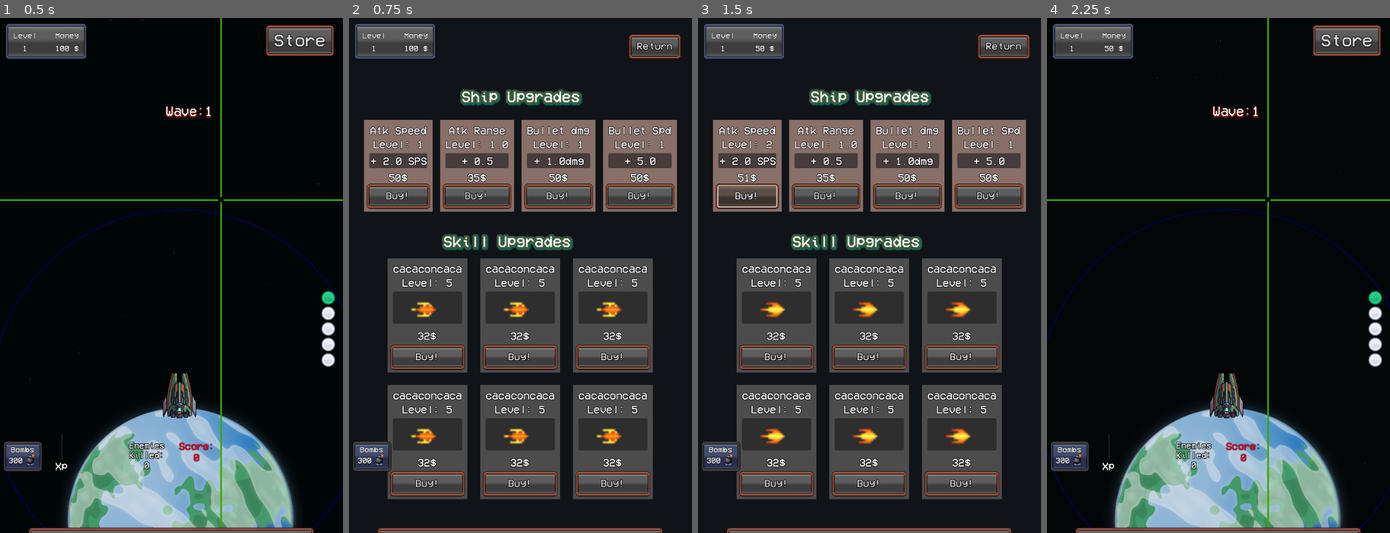
Above: before the commit, frames 1-4 (left to right).
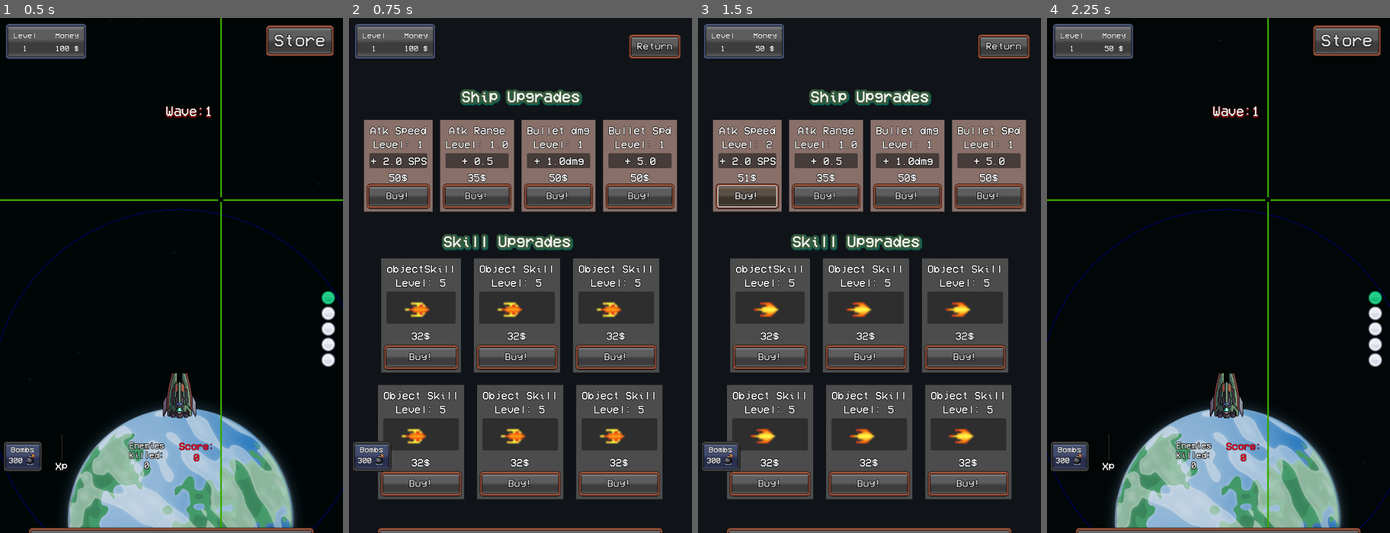
Above: after the commit, the same moments.

Repository: MauroCastro1705/mini_auto_battler
Game: Godot game, scene res://test/test-scene.tscn
The game is run twice, just before and just after one commit, with the same random seed, the same clock (stepped at 60 frames per second) and the same inputs. The project has no main scene, so this scene is started directly.
Inputs:
- Up to frame 1 (0.5 s): no input
- Up to frame 2 (0.75 s): click "Store" at 0.5 s
- Up to frame 3 (1.5 s): click "Buy!" at 1.25 s
- Up to frame 4 (2.25 s): click "Return" at 2 s

Frame 1 is identical in both runs. In frame 2, 8.4% of the frame differs, in the area x 8-92%, y 46-94%; in frame 3, 8.4%; in frame 4, nothing differs.

Commit message:
enemy spawn sistem

Diff:
--- a/managers/enemy_spawner/enemy_spawner.gd
+++ b/managers/enemy_spawner/enemy_spawner.gd
@@ -12,21 +12,19 @@
 func _ready():
 	Global.wave_advanced.connect(reset_wave_spawn)
 	enemies_to_spawn = Global.get_enemies_per_wave()
+	spawn_enemy_timer()
+
+func spawn_enemy_timer():
 	var timer = Timer.new()
 	timer.wait_time = spawn_rate
 	timer.autostart = true
 	timer.timeout.connect(spawn_enemy)
 	add_child(timer)
 
-
 func spawn_enemy():
 	if enemies_spawned >= enemies_to_spawn:
 		return
-
 	var spawn_pos = get_random_position_in_area()
-	if spawn_pos == null:
-		push_warning("SpawnerArea missing CollisionShape2D or shape!")
-		return
 
 	var enemy = enemy_pool.get_enemy()
 	enemy.activate(spawn_pos)
--- a/ui/upgrade-menu/generic_shop_button/generic_button.tscn
+++ b/ui/upgrade-menu/generic_shop_button/generic_button.tscn
@@ -65,7 +65,7 @@
 offset_right = -17.28
 offset_bottom = -14.4
 script = ExtResource("1_m1at4")
-tittle = "cacaconcaca"
+tittle = "Object Skill"
 value = 32
 skill_level = "5"
 
--- a/ui/upgrade-menu/upgrade-menu.tscn
+++ b/ui/upgrade-menu/upgrade-menu.tscn
@@ -114,6 +114,7 @@
 
 [node name="generic_button" parent="Control/upgrade skills-ui-holder" instance=ExtResource("8_1t0f5")]
 layout_mode = 2
+tittle = "objectSkill"
 
 [node name="generic_button2" parent="Control/upgrade skills-ui-holder" instance=ExtResource("8_1t0f5")]
 layout_mode = 2
